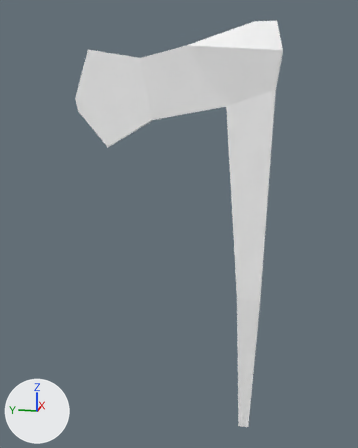
What one commit did to the glTF model assets/models/axe.glb.
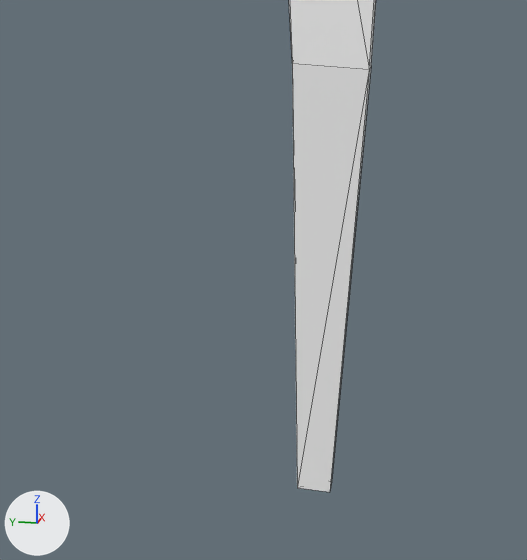
Old and new are each drawn whole from a camera (50 mm lens) standing at (-1.257, -0.06, 0.295) and looking at (0.014, 0.194, -0.023) and again close up on the part from 42% to 86% of the width and 62% to 100% of the height. Every picture has the same lights, and +X, +Y and +Z are marked at lower left. The close-ups show mesh edges as thin lines. Where no turn or scale is listed for an object, it has been applied to the vertices. Vertices at the same position are counted once.

Objects in the first close-up: 'Axe'.
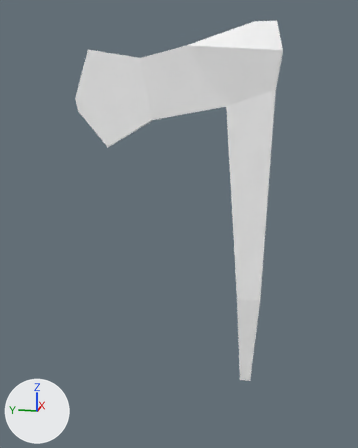
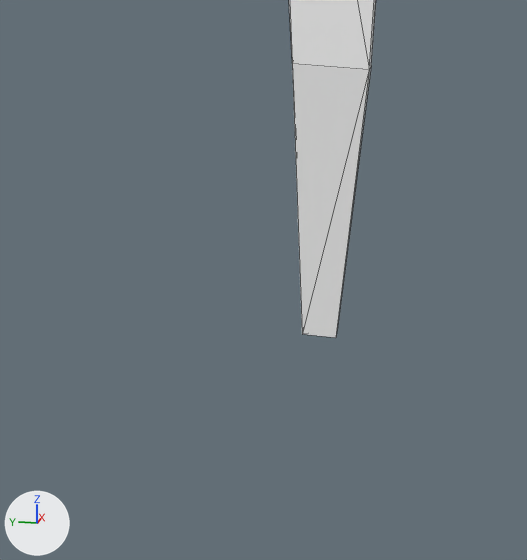
The change, as JSON lines over the scene's bpy script:
```json
{"block": "me_cube_002", "where": "me_cube_002.from_pydata(...)  # 32 vertices, 60 faces; spans x -0.058..0.058, y -0.058..0.467, z -0.612..0.476"}
{"block": "me_cube_002", "where": "# used by ob_axe; location = (0.0, 0.0, 0.0)"}
{"block": "me_cube_002", "where": "# before: 28 (0.019, 0.017, -0.602), 29 (0.019, -0.011, -0.612) at pixel (331, 481), 30 (-0.008, 0.017, -0.602) at pixel (297, 487), 31 (-0.008, -0.011, -0.602) at pixel (329, 492)"}
{"block": "me_cube_002", "change": "me_cube_002 part 1"}
{"op": "add", "block": "me_cube_002", "code": "for i in [*range(28, 32)]: me_cube_002.vertices[i].co += Vector((0.0, 0.0, 0.147))"}
```

What differs and where, as boxes (x1, y1, x2, y2) in the close-ups (527 x 560 px; the box of a moved part takes in the faces that stretch with it):
```json
{"object": "Axe", "change": "reshaped", "before": [289, 0, 376, 492], "after": [289, 0, 376, 338]}
{"part": 1, "of": "me_cube_002", "change": "moved or reshaped", "before": [292, 66, 371, 492], "after": [292, 66, 371, 338]}
```
